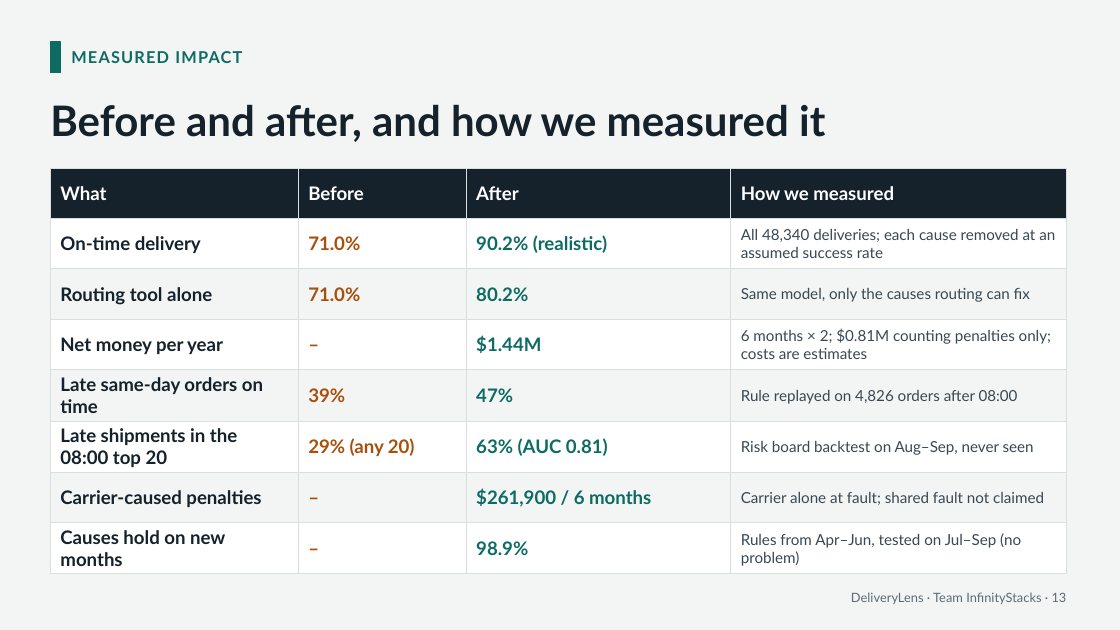
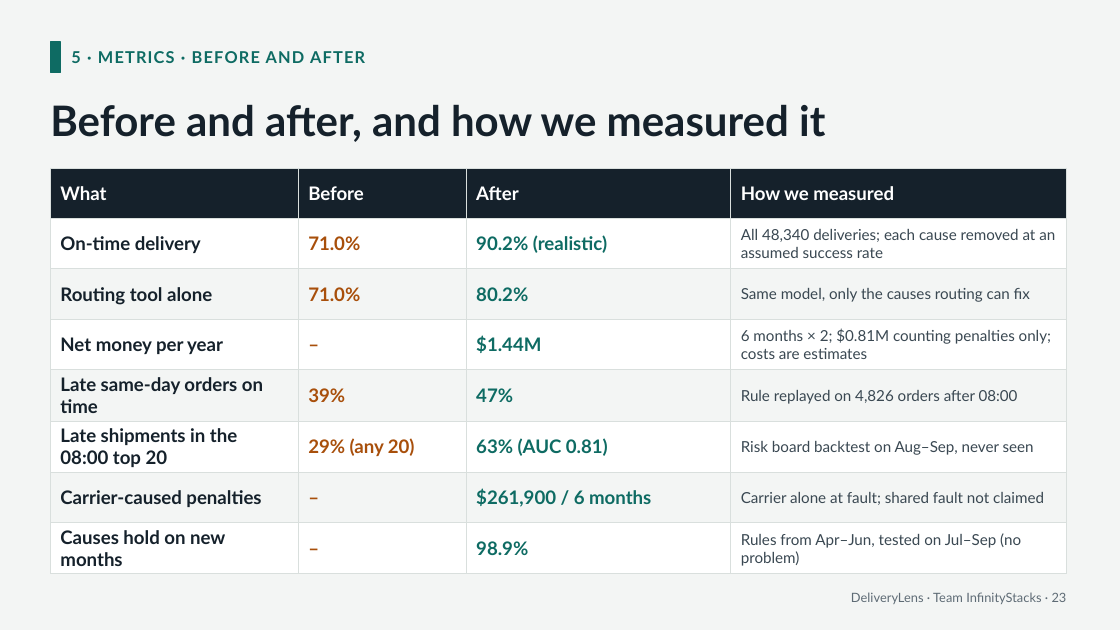
Before and after one commit to saimuthiki/halcyon-deliverylens, a slide deck: slide 23 of deck/DeliveryLens-pitch.pptx (slide 13 before the commit). Drawn at 1120x630 pixels with LibreOffice and Linux fonts; fonts in the diff are those of the drawing. Boxes give left, top, right and bottom in pixels: in the first picture for what was removed or moved away, otherwise in the second. Text is boxed around its words. In the diff, an @@ line names an element or a change of style, - is before the commit and + after.

```diff
--- a/deck/DeliveryLens-pitch.pptx
+++ b/deck/DeliveryLens-pitch.pptx
@@ text at [71, 51, 365, 63]: text changed @@
-MEASURED IMPACT
+5 · METRICS · BEFORE AND AFTER
@@ text at [851, 592, 1067, 604]: text changed @@
-DeliveryLens · Team InfinityStacks · 13
+DeliveryLens · Team InfinityStacks · 23
```
Also in this commit, not shown: 13 other slides changed, 13 slides added, 4 other files.
